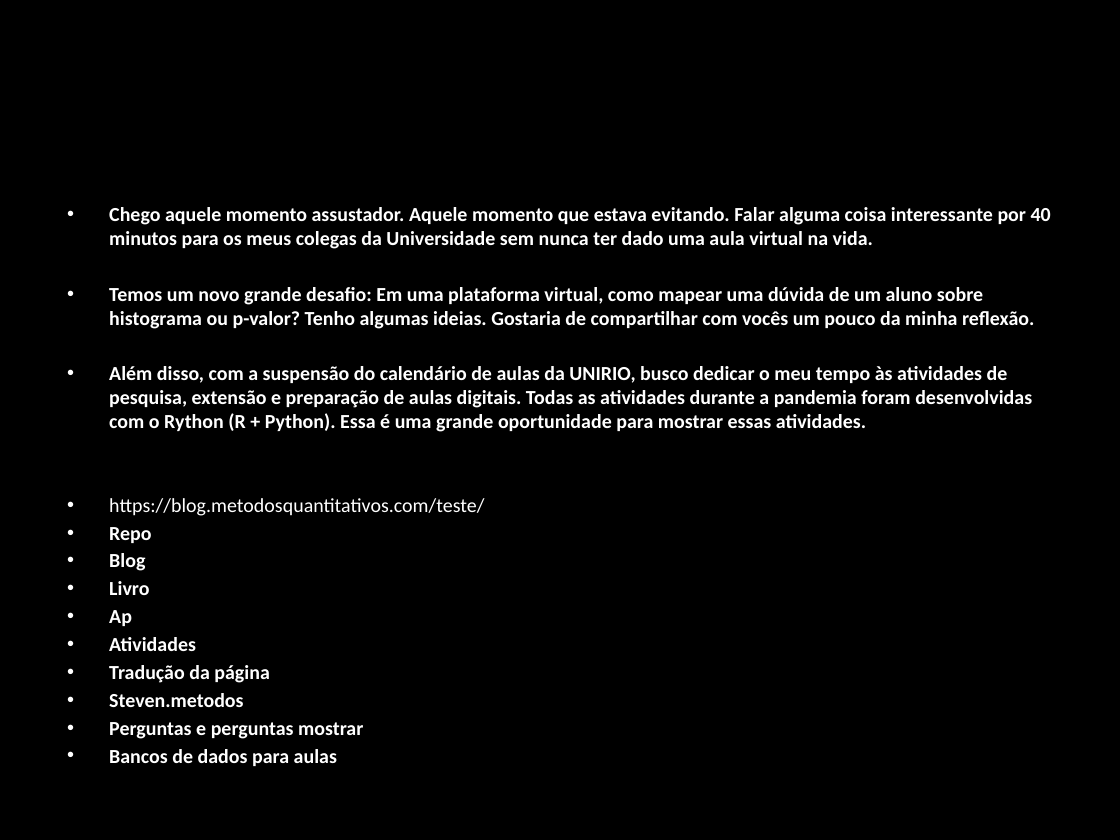
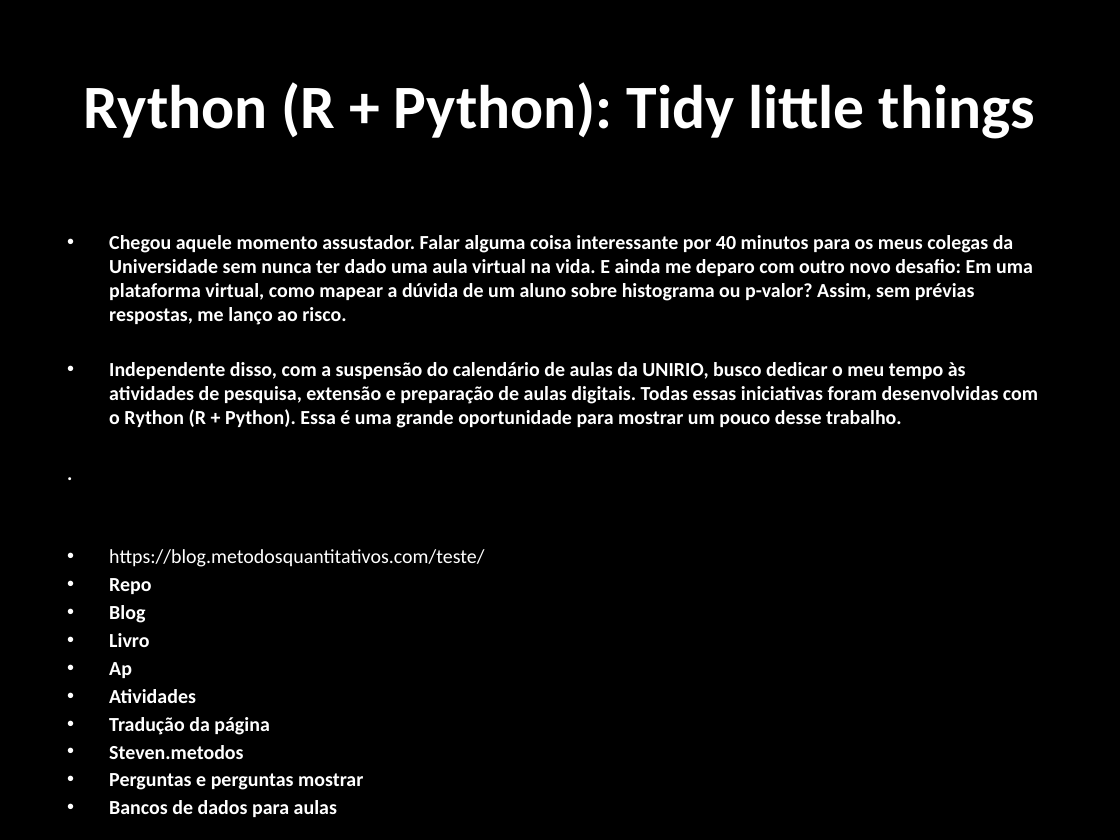
Before and after one commit to DATAUNIRIO/ap, a slide deck: slide 1 of DMQtalks/my_talk.pptx. Drawn at 1120x840 pixels with LibreOffice and Linux fonts; fonts in the diff are those of the drawing. Boxes give left, top, right and bottom in pixels: in the first picture for what was removed or moved away, otherwise in the second. Text is boxed around its words. In the diff, an @@ line names an element or a change of style, - is before the commit and + after.

```diff
--- a/DMQtalks/my_talk.pptx
+++ b/DMQtalks/my_talk.pptx
@@ title added at bbox=[84, 82, 1035, 139], 39.6 pt, text #FFFFFF, bold @@
+Rython (R + Python): Tidy little things
@@ text at bbox=[109, 235, 1038, 428]: text changed @@
-• Chego aquele momento assustador. Aquele momento que estava evitando. Falar alguma coisa interessante por 40 minutos para os meus colegas da Universidade sem nunca ter dado uma aula virtual na vida.
-• Temos um novo grande desafio: Em uma plataforma virtual, como mapear uma dúvida de um aluno sobre histograma ou p-valor? Tenho algumas ideias. Gostaria de compartilhar com vocês um pouco da minha reflexão.
-• Além disso, com a suspensão do calendário de aulas da UNIRIO, busco dedicar o meu tempo às atividades de pesquisa, extensão e preparação de aulas digitais. Todas as atividades durante a pandemia foram desenvolvidas com o Rython (R + Python). Essa é uma grande oportunidade para mostrar essas atividades.
+• Chegou aquele momento assustador. Falar alguma coisa interessante por 40 minutos para os meus colegas da Universidade sem nunca ter dado uma aula virtual na vida. E ainda me deparo com outro novo desafio: Em uma plataforma virtual, como mapear a dúvida de um aluno sobre histograma ou p-valor? Assim, sem prévias respostas, me lanço ao risco.
+• Independente disso, com a suspensão do calendário de aulas da UNIRIO, busco dedicar o meu tempo às atividades de pesquisa, extensão e preparação de aulas digitais. Todas essas iniciativas foram desenvolvidas com o Rython (R + Python). Essa é uma grande oportunidade para mostrar um pouco desse trabalho.
+.
```
Also in this commit, not shown: 7 other files.
